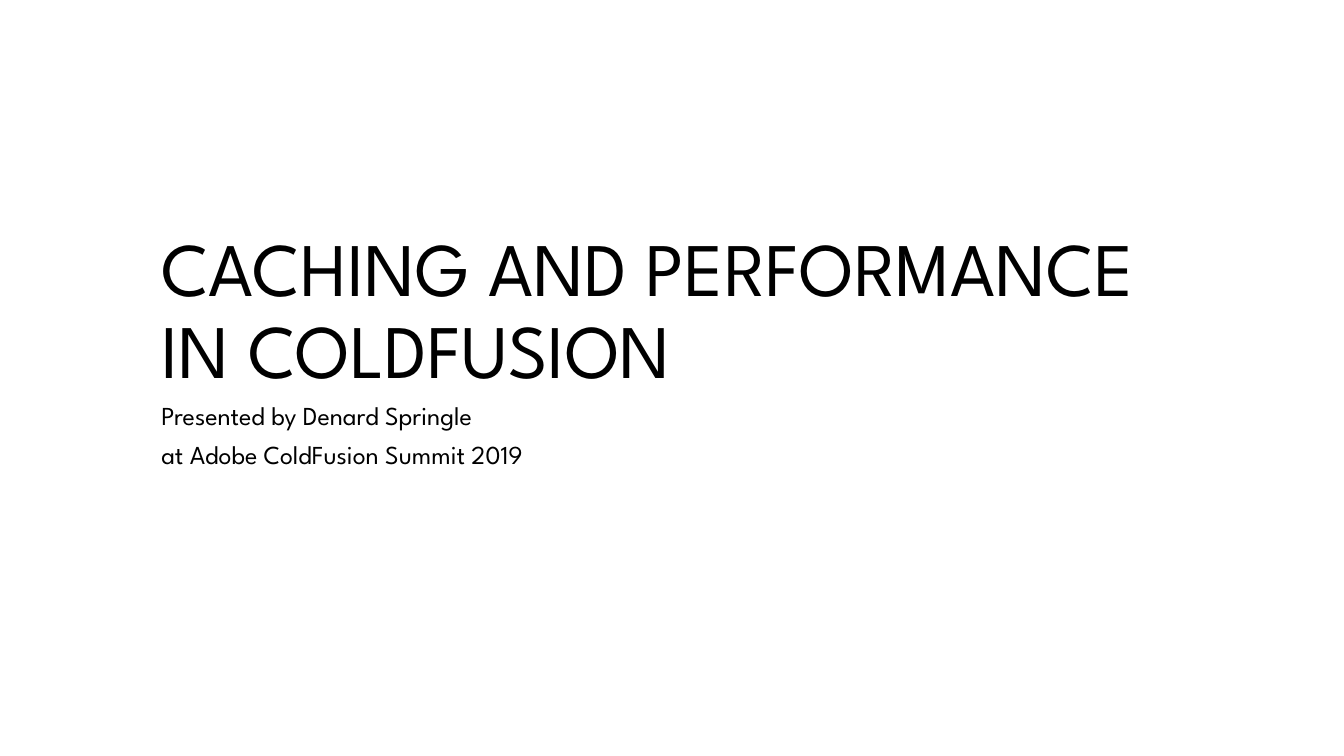
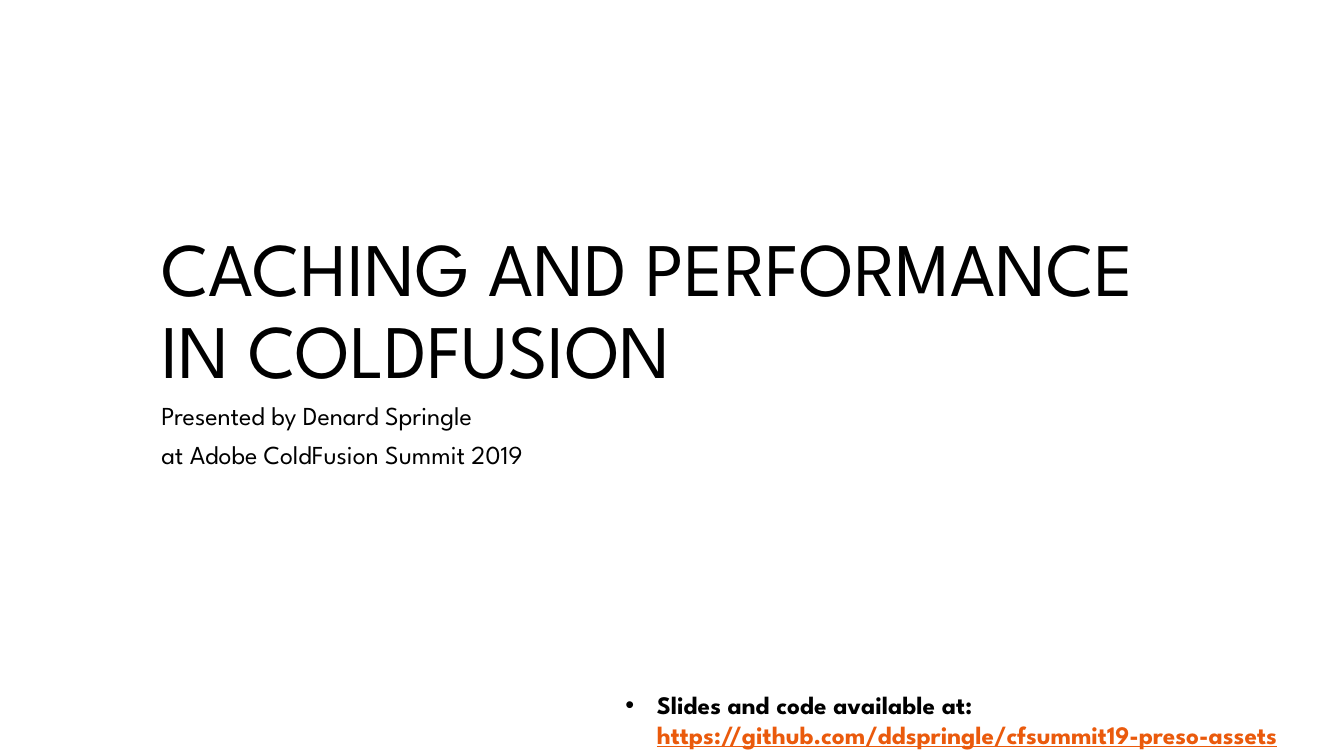
Before and after one commit to ddspringle/cfsummit19-preso-assets, a slide deck: slide 1 of Caching & Performance in ColdFusion - ACF Summit 2019.pptx. Drawn at 1344x756 pixels with LibreOffice and Linux fonts; fonts in the diff are those of the drawing; background and template pictures are left out. Boxes give left, top, right and bottom in pixels: in the first picture for what was removed or moved away, otherwise in the second. Text is boxed around its words. In the diff, an @@ line names an element or a change of style, - is before the commit and + after.

```diff
--- a/Caching & Performance in ColdFusion - ACF Summit 2019.pptx
+++ b/Caching & Performance in ColdFusion - ACF Summit 2019.pptx
@@ text added at (x1=657, y1=696, x2=1277, y2=750), 18 pt, text #EA5A0C, bold, underline @@
+• Slides and code available at:
+  https://github.com/ddspringle/cfsummit19-preso-assets
```
Also in this commit, not shown: 1 other slide changed.
